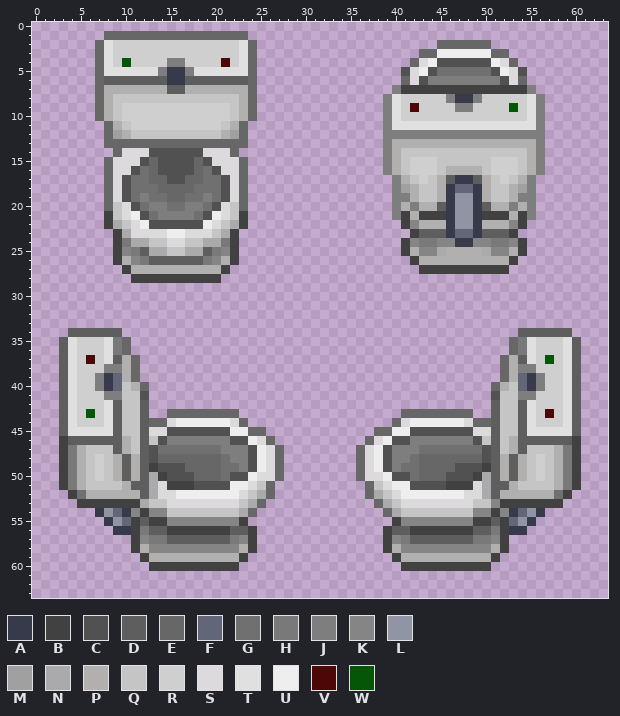
A pixel-art sprite gets an edit: Resources/Textures/Structures/Furniture/toilet.rsi/disposal-charging.png. Above is the file before it was changed.
The file is 64x64 pixels. Colours within 5 levels of each other are drawn and written as one.
Palette (. is transparent): A #363a4b  B #414141  C #515151  D #5f5e5e  E #676767  F #636679  G #707070  H #797979  J #7f7e7f  K #858586  L #9194a2  M #a0a0a0  N #aaaaac  P #b1b0af  Q #c5c5c5  R #cecfce  S #dcdadc  T #e0e0e0  U #eeeeee  V #4d0707  W #055606
Pixels before (only the part around the change), first column x 38:
 0 ..........................
 1 ..........................
 2 .......EEEEEE.............
 3 .....EEUUUUUUEE...........
 4 ....ESUCCCCCCUSE..........
 5 ...CSUCGGGGGGCUSC.........
 6 ...ESCJJJJJJJJCSE.........
 7 ..JBBBBBBBBBBBBBBJ........
 8 .JTRRRRRJAAJRRRRRTJ.......
 9 .JTRVRRRRJJRRRRWRTJ.......
10 .JTRRRRRRRRRRRRRRTJ.......
11 .JTTTTTTTTTTTTTTTTJ.......
The same view after the edit:
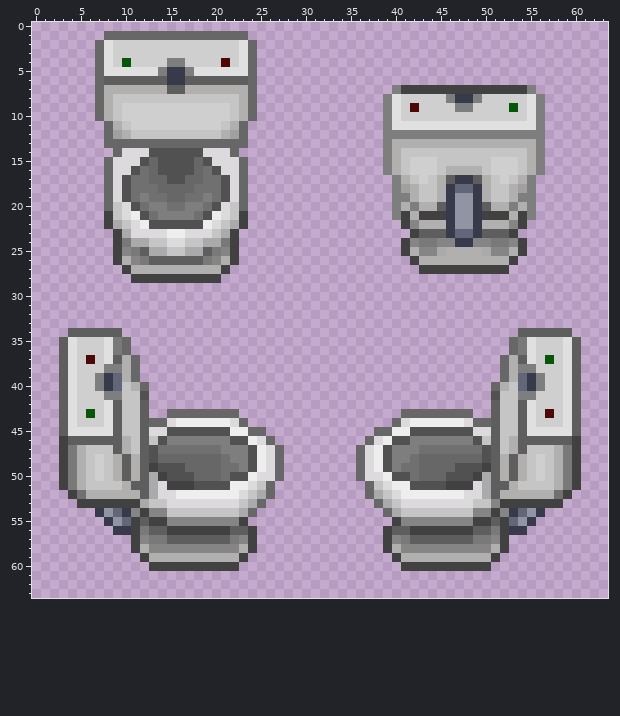
From old to new:
y 2: x 45..50 EEEEEE -> ......
y 3: x 43..52 EEUUUUUUEE -> ..........
y 4: x 42..53 ESUCCCCCCUSE -> ............
y 5: x 41..54 CSUCGGGGGGCUSC -> ..............
y 6: x 41..54 ESCJJJJJJJJCSE -> ..............
Changed places in both pictures, as pixel boxes (x1, y1, x2, y2):
erased: (401, 40, 527, 85)
